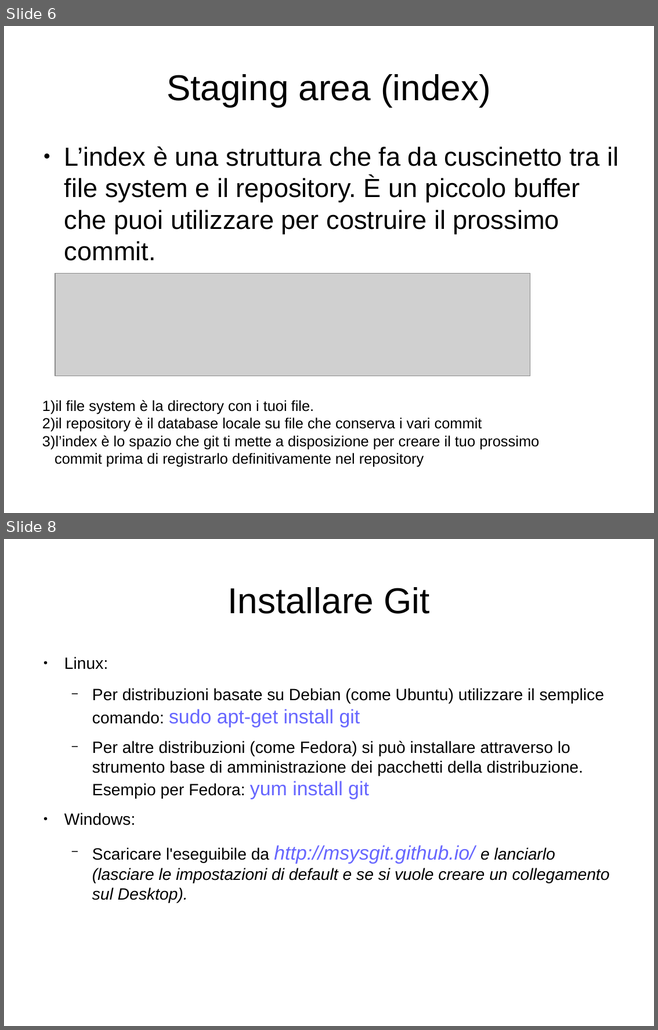
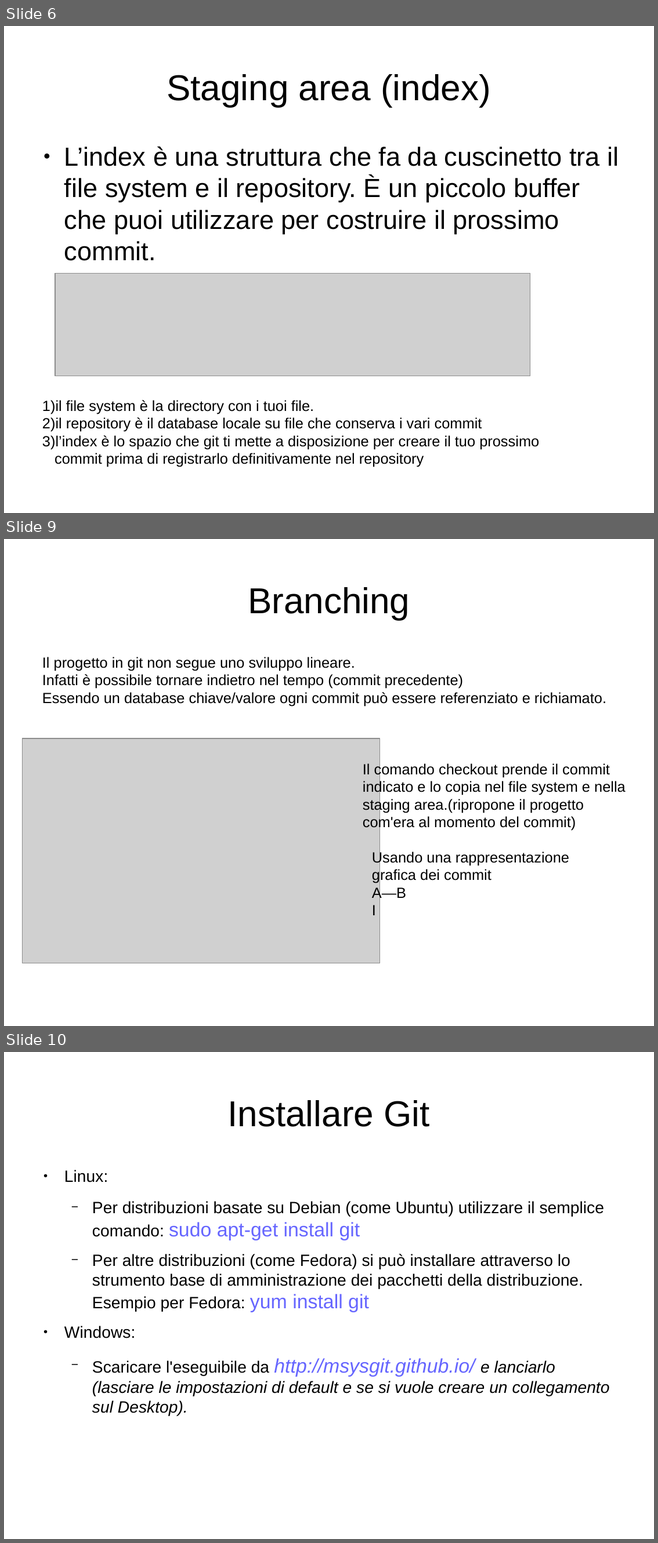
Before and after one commit to GioeleCicchini/Git-Presentation, a slide deck: presentazione git.odp. Shown one above the other, each under a label of ours: slides 6 and 8 before the commit, slides 6, 9 and 10 after it; the slides between them are not shown. The pictures are 658x1030 and 658x1543 pixels, drawn with LibreOffice and Linux fonts; fonts in the diff are those of the drawing; grey boxes stand for pictures. Boxes give left, top, right and bottom in pixels: in the first picture for what was removed or moved away, otherwise in the second. Text is boxed around its words. In the diff, an @@ line names an element or a change of style, - is before the commit and + after.

```diff
--- a/presentazione git.odp
+++ b/presentazione git.odp
@@ slide 9 added at [4, 539, 654, 1026], background #FFFFFF @@
@@ title added at [248, 587, 409, 620], 44 pt, text #000000 @@
+Branching
@@ text added at [42, 657, 606, 706], 18 pt, text #000000 @@
+Il progetto in git non segue uno sviluppo lineare.
+Infatti è possibile tornare indietro nel tempo (commit precedente)
+Essendo un database chiave/valore ogni commit può essere referenziato e richiamato.
@@ picture added at [23, 739, 379, 964] @@
@@ text added at [362, 762, 625, 831], 18 pt, text #000000 @@
+Il comando checkout prende il commit indicato e lo copia nel file system e nella staging area.(ripropone il progetto com'era al momento del commit)
@@ text added at [372, 850, 569, 915], 18 pt, text #000000 @@
+Usando una rappresentazione grafica dei commit
+A—B
+I
@@ what was slide 8 is now slide 10 @@
```
Also in this commit, not shown: 1 slide changed, 1 other slide added, 1 other file.
